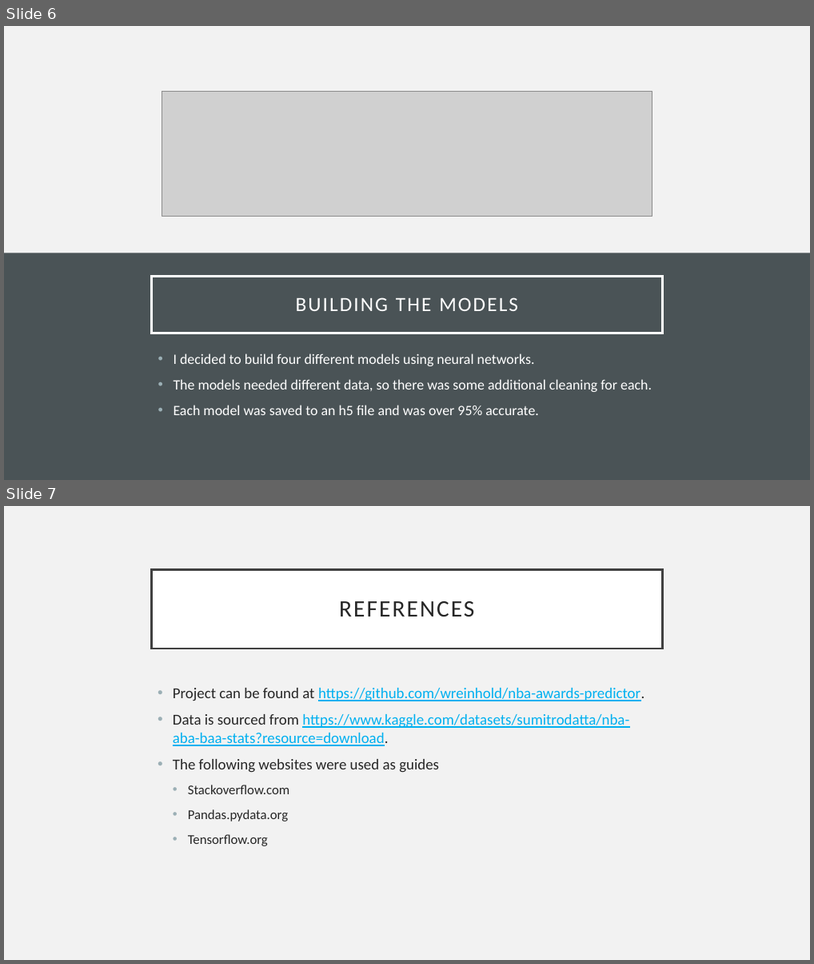
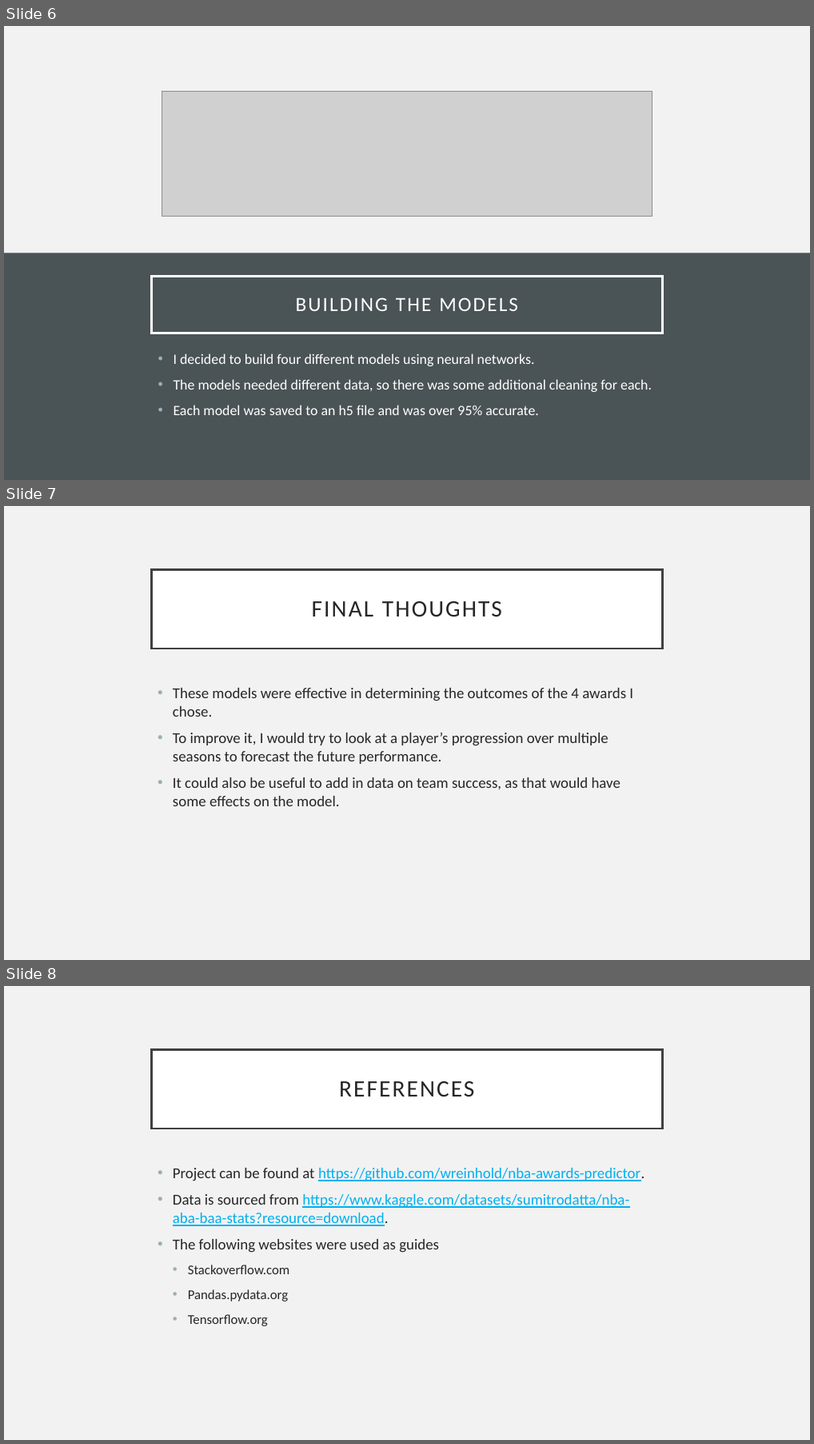
Before and after one commit to wreinhold/nba-awards-predictor, a slide deck: NBA Award Models Presentation.pptx. Shown one above the other, each under a label of ours: slides 6 and 7 before the commit, slides 6, 7 and 8 after it. The pictures are 814x964 and 814x1444 pixels, drawn with LibreOffice and Linux fonts; fonts in the diff are those of the drawing; grey boxes stand for pictures. Boxes give left, top, right and bottom in pixels: in the first picture for what was removed or moved away, otherwise in the second. Text is boxed around its words. In the diff, an @@ line names an element or a change of style, - is before the commit and + after.

Commit message:
minor change to presentation

```diff
--- a/NBA Award Models Presentation.pptx
+++ b/NBA Award Models Presentation.pptx
@@ slide 7 added at <box>4,506,810,960</box>, background #F2F2F2 @@
@@ title added at <box>152,569,662,648</box>, fill #FFFFFF, outline #404040 2.5 pt, 28 pt, text #262626 @@
+FINAL THOUGHTS
@@ text added at <box>173,688,634,806</box>, 18 pt, text #262626 @@
+• These models were effective in determining the outcomes of the 4 awards I chose.
+• To improve it, I would try to look at a player’s progression over multiple seasons to forecast the future performance.
+• It could also be useful to add in data on team success, as that would have some effects on the model.
@@ what was slide 7 is now slide 8 @@
```
